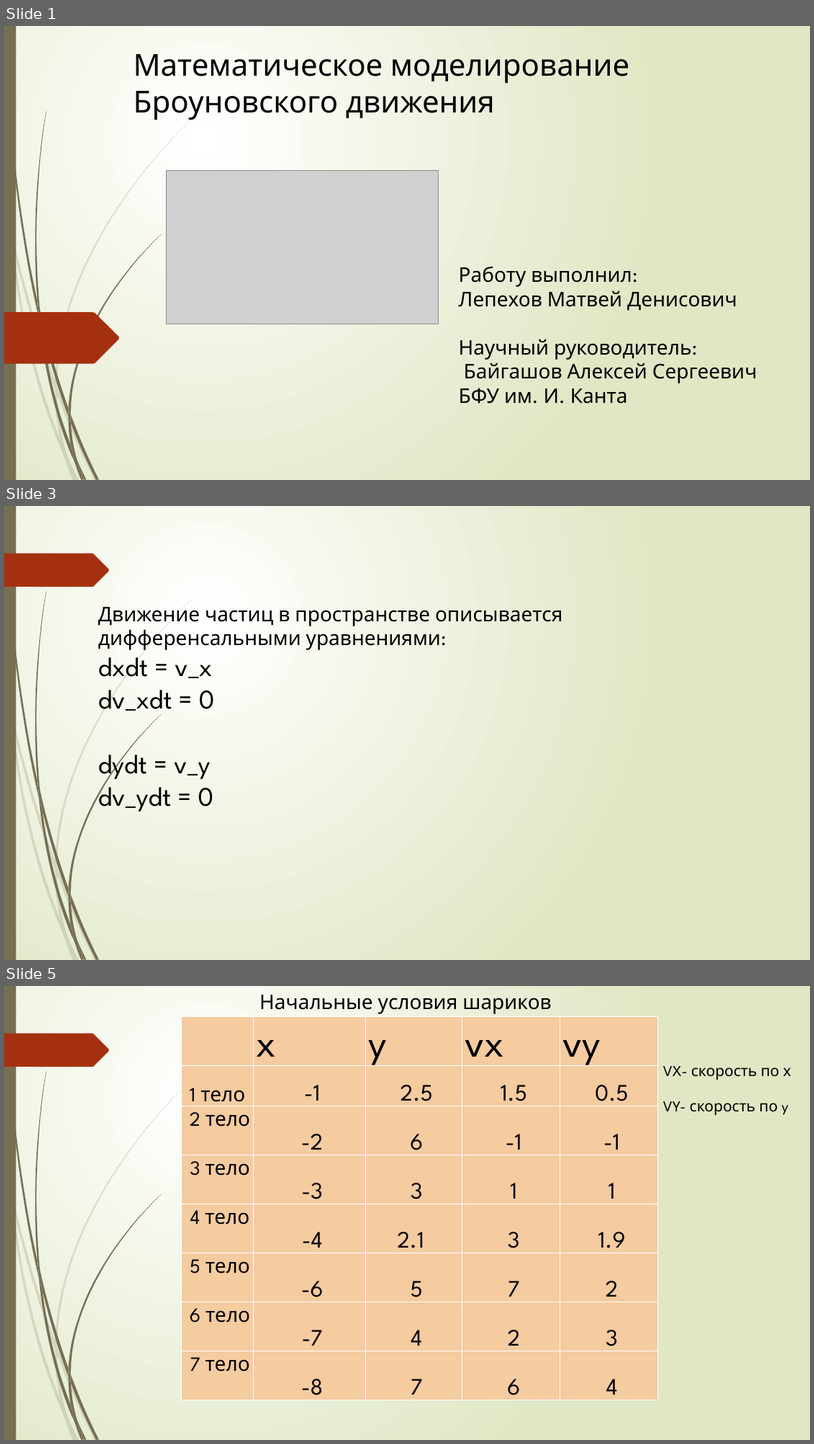
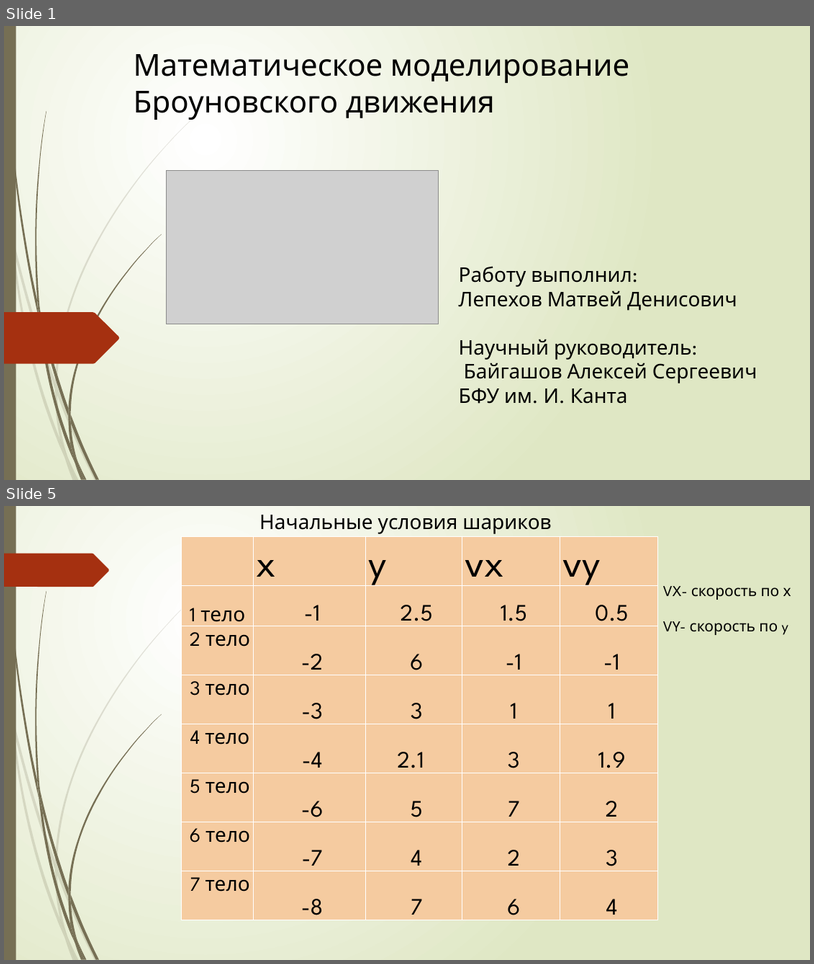
Before and after one commit to MatveiLepehov/final_project, a slide deck: презентация 2.pptx. Shown one above the other, each under a label of ours: slides 1, 3 and 5 before the commit, slides 1 and 5 after it; the slides between them are not shown. The pictures are 814x1444 and 814x964 pixels, drawn with LibreOffice and Linux fonts; fonts in the diff are those of the drawing; grey boxes stand for pictures. Boxes give left, top, right and bottom in pixels: in the first picture for what was removed or moved away, otherwise in the second. Text is boxed around its words. In the diff, an @@ line names an element or a change of style, - is before the commit and + after.

```diff
--- a/презентация 2.pptx
+++ b/презентация 2.pptx
@@ slide 3 removed at bbox=[4, 506, 810, 960], background gradient #FFFFFF to #DFE8C4; not listed: 24 template elements that a slide beside it also shows @@
@@ text removed at bbox=[98, 607, 563, 811] @@
-Движение частиц в пространстве описывается дифференсальными уравнениями:
-dxdt = v_x
-dv_xdt = 0
-dydt = v_y
-dv_ydt = 0
```
Also in this commit, not shown: 4 slides changed, 2 slides added.
